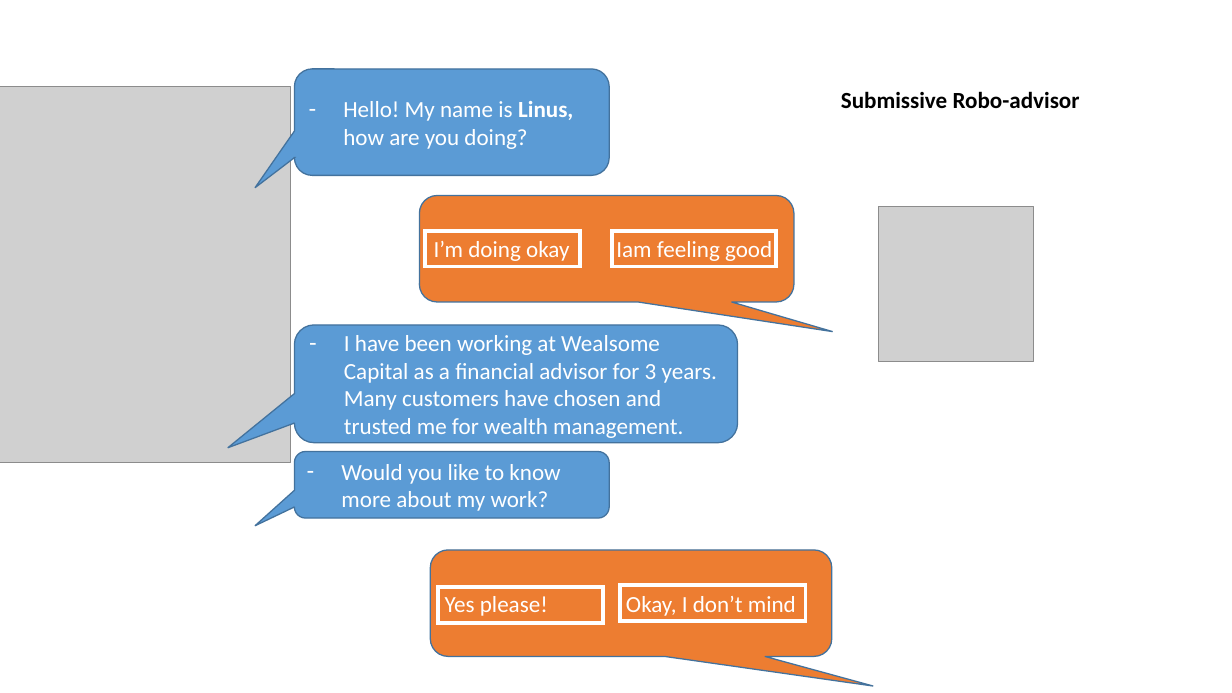
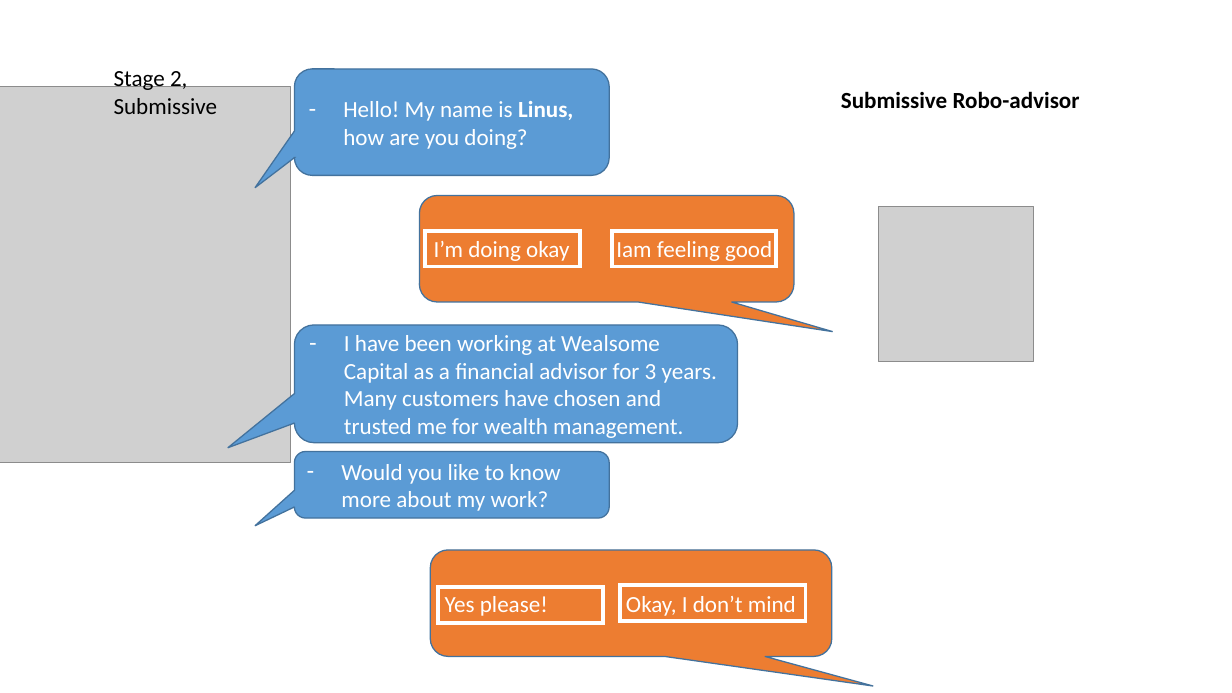
Before and after one commit to ZWLori/robo-advisor, a slide deck: slide 4 of PRD/mock-ups for Yihan's project.pptx. Drawn at 1232x693 pixels with LibreOffice and Linux fonts; fonts in the diff are those of the drawing; grey boxes stand for pictures. Boxes give left, top, right and bottom in pixels: in the first picture for what was removed or moved away, otherwise in the second. Text is boxed around its words. In the diff, an @@ line names an element or a change of style, - is before the commit and + after.

```diff
--- a/PRD/mock-ups for Yihan's project.pptx
+++ b/PRD/mock-ups for Yihan's project.pptx
@@ text added at <box>114,67,218,114</box>, 18 pt, text #000000 @@
+Stage 2, Submissive
```
Also in this commit, not shown: 5 other slides changed, 1 slide added, 1 slide removed, 3 other files.
